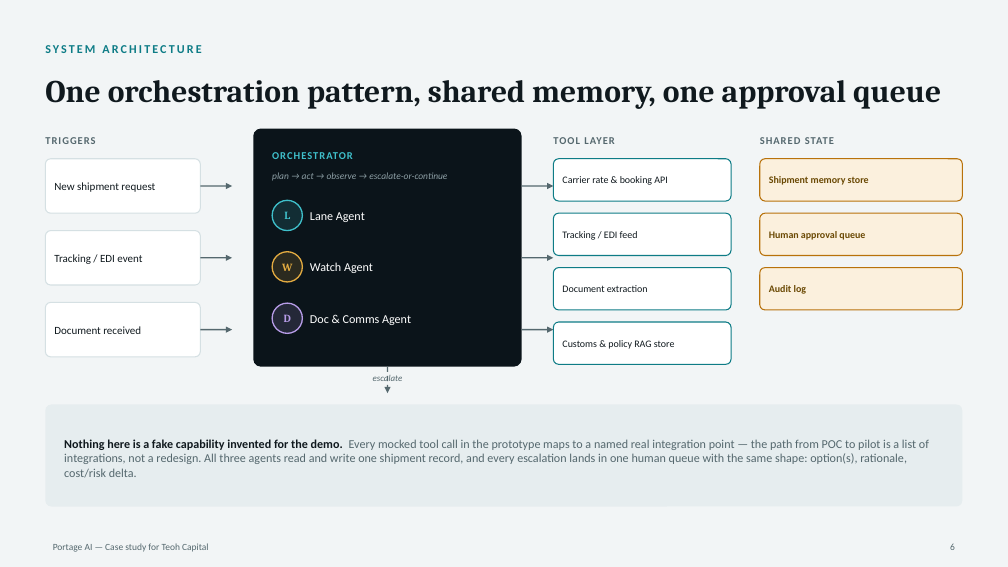
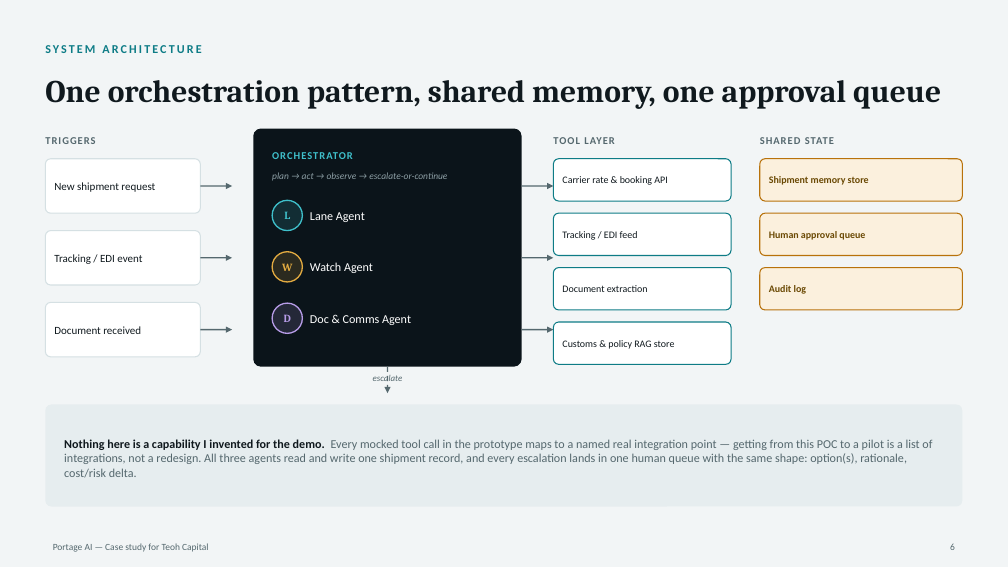
Before and after one commit to ordisey/portage-ai, a slide deck: slide 6 of scoping-pack/Portage-AI-Scoping-Pack.pptx. Drawn at 1008x567 pixels with LibreOffice and Linux fonts; fonts in the diff are those of the drawing. Boxes give left, top, right and bottom in pixels: in the first picture for what was removed or moved away, otherwise in the second. Text is boxed around its words. In the diff, an @@ line names an element or a change of style, - is before the commit and + after.

```diff
--- a/scoping-pack/Portage-AI-Scoping-Pack.pptx
+++ b/scoping-pack/Portage-AI-Scoping-Pack.pptx
@@ text at [64, 439, 932, 478]: text changed @@
-Nothing here is a fake capability invented for the demo. Every mocked tool call in the prototype maps to a named real integration point — the path from POC to pilot is a list of integrations, not a redesign. All three agents read and write one shipment record, and every escalation lands in one human queue with the same shape: option(s), rationale, cost/risk delta.
+Nothing here is a capability I invented for the demo. Every mocked tool call in the prototype maps to a named real integration point — getting from this POC to a pilot is a list of integrations, not a redesign. All three agents read and write one shipment record, and every escalation lands in one human queue with the same shape: option(s), rationale, cost/risk delta.
```
Also in this commit, not shown: 1 other slide changed, 6 other files.
